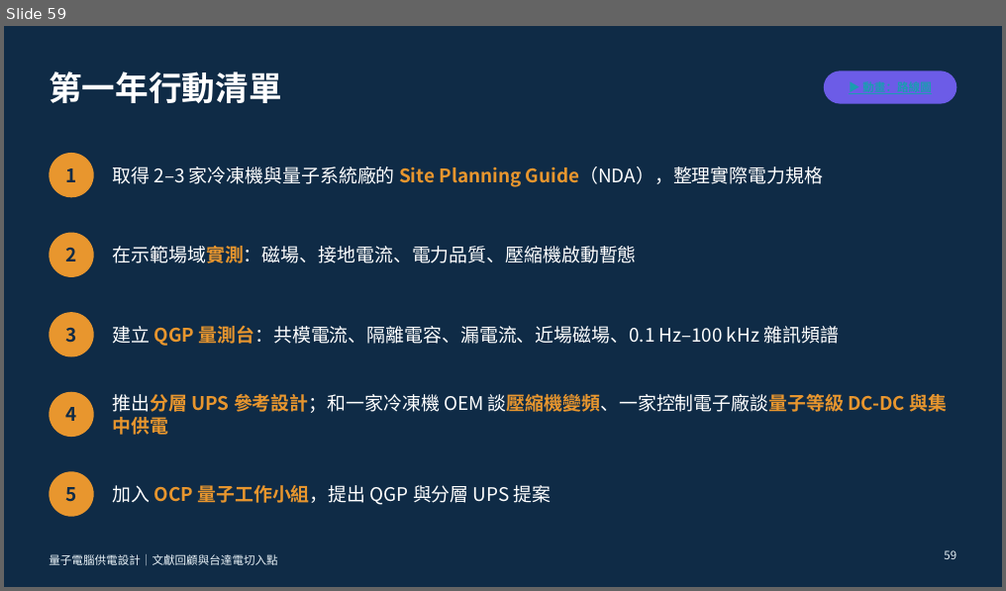
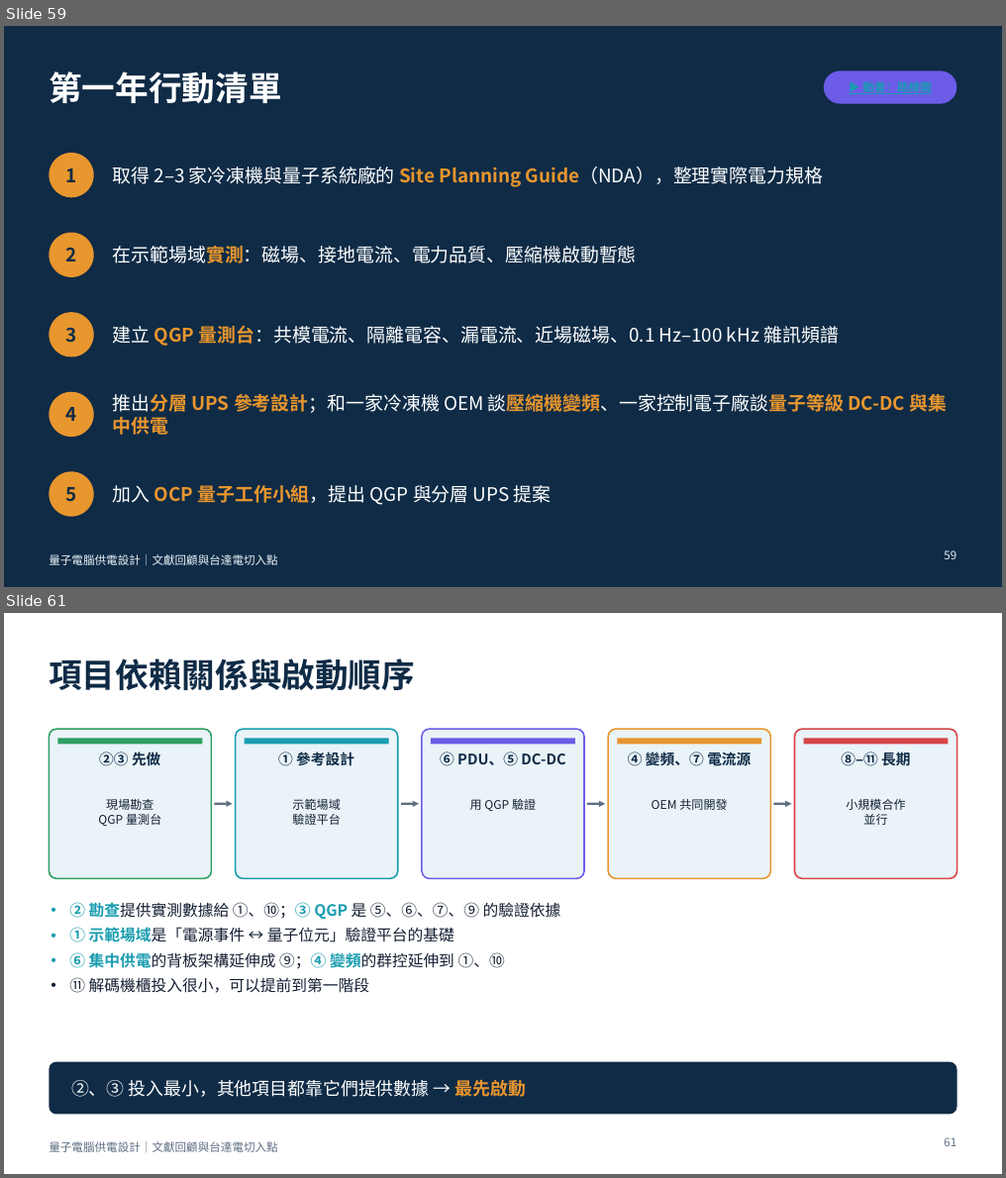
Before and after one commit to pcpcchen-coder/QuantumComputing, a slide deck: slides/output/qc-power-supply-delta.pptx. Shown one above the other, each under a label of ours: slide 59 before the commit, slides 59 and 61 after it; the slides between them are not shown. The pictures are 1006x591 and 1006x1178 pixels, drawn with LibreOffice and Linux fonts; fonts in the diff are those of the drawing. Boxes give left, top, right and bottom in pixels: in the first picture for what was removed or moved away, otherwise in the second. Text is boxed around its words. In the diff, an @@ line names an element or a change of style, - is before the commit and + after.

```diff
--- a/slides/output/qc-power-supply-delta.pptx
+++ b/slides/output/qc-power-supply-delta.pptx
@@ slide 61 added at (x1=4, y1=613, x2=1002, y2=1174), background #FFFFFF @@
@@ title added at (x1=49, y1=659, x2=415, y2=690), 32 pt, text #0F2B46, bold @@
+項目依賴關係與啟動順序
@@ rounded rectangle added at (x1=49, y1=729, x2=211, y2=878), fill #EAF3F8, outline #2E9E64 1.5 pt @@
@@ rounded rectangle added at (x1=236, y1=729, x2=398, y2=878), fill #EAF3F8, outline #1A9DB0 1.5 pt @@
@@ rounded rectangle added at (x1=422, y1=729, x2=584, y2=878), fill #EAF3F8, outline #6C5CE7 1.5 pt @@
@@ rounded rectangle added at (x1=608, y1=729, x2=770, y2=878), fill #EAF3F8, outline #E8962E 1.5 pt @@
@@ rounded rectangle added at (x1=795, y1=729, x2=957, y2=878), fill #EAF3F8, outline #D64545 1.5 pt @@
@@ rectangle added at (x1=57, y1=738, x2=202, y2=744), fill #2E9E64 @@
@@ text added at (x1=99, y1=752, x2=160, y2=766), 14 pt, text #0F2B46, bold @@
+②③ 先做
@@ rectangle added at (x1=245, y1=738, x2=389, y2=744), fill #1A9DB0 @@
@@ text added at (x1=278, y1=752, x2=354, y2=766), 14 pt, text #0F2B46, bold @@
+① 參考設計
@@ rectangle added at (x1=431, y1=738, x2=575, y2=744), fill #6C5CE7 @@
@@ text added at (x1=440, y1=752, x2=565, y2=766), 14 pt, text #0F2B46, bold @@
+⑥ PDU、⑤ DC-DC
@@ rectangle added at (x1=617, y1=738, x2=761, y2=744), fill #E8962E @@
@@ text added at (x1=628, y1=750, x2=750, y2=768), 14 pt, text #0F2B46, bold @@
+④ 變頻、⑦ 電流源
@@ rectangle added at (x1=804, y1=738, x2=948, y2=744), fill #D64545 @@
@@ text added at (x1=841, y1=750, x2=910, y2=768), 14 pt, text #0F2B46, bold @@
+⑧–⑪ 長期
@@ text added at (x1=98, y1=799, x2=161, y2=826), 11.5 pt, text #152033 @@
+現場勘查
+QGP 量測台
@@ arrow added from (214, 804) to (233, 804), #5E6E82 2 pt @@
@@ text added at (x1=292, y1=799, x2=340, y2=825), 11.5 pt, text #152033 @@
+示範場域
+驗證平台
@@ arrow added from (401, 804) to (419, 804), #5E6E82 2 pt @@
@@ text added at (x1=470, y1=799, x2=536, y2=811), 11.5 pt, text #152033 @@
+用 QGP 驗證
@@ arrow added from (587, 804) to (605, 804), #5E6E82 2 pt @@
@@ text added at (x1=651, y1=799, x2=727, y2=810), 11.5 pt, text #152033 @@
+OEM 共同開發
@@ arrow added from (773, 804) to (792, 804), #5E6E82 2 pt @@
@@ text added at (x1=846, y1=799, x2=905, y2=825), 11.5 pt, text #152033 @@
+小規模合作
+並行
@@ text added at (x1=69, y1=902, x2=561, y2=993), 15 pt, text #152033 @@
+• ② 勘查提供實測數據給 ①、⑩；③ QGP 是 ⑤、⑥、⑦、⑨ 的驗證依據
+• ① 示範場域是「電源事件 ↔ 量子位元」驗證平台的基礎
+• ⑥ 集中供電的背板架構延伸成 ⑨；④ 變頻的群控延伸到 ①、⑩
+• ⑪ 解碼機櫃投入很小，可以提前到第一階段
@@ rounded rectangle added at (x1=49, y1=1062, x2=957, y2=1115), fill #0F2B46 @@
@@ text added at (x1=71, y1=1080, x2=526, y2=1097), 17 pt, text #FFFFFF @@
+②、③ 投入最小，其他項目都靠它們提供數據 → 最先啟動
@@ text added at (x1=49, y1=1142, x2=277, y2=1153), 11 pt, text #5E6E82 @@
+量子電腦供電設計｜文獻回顧與台達電切入點
@@ page number added at (x1=944, y1=1138, x2=956, y2=1147), 11 pt, text #5E6E82 @@
+61
```
Also in this commit, not shown: 12 other slides added, 5 other files.
